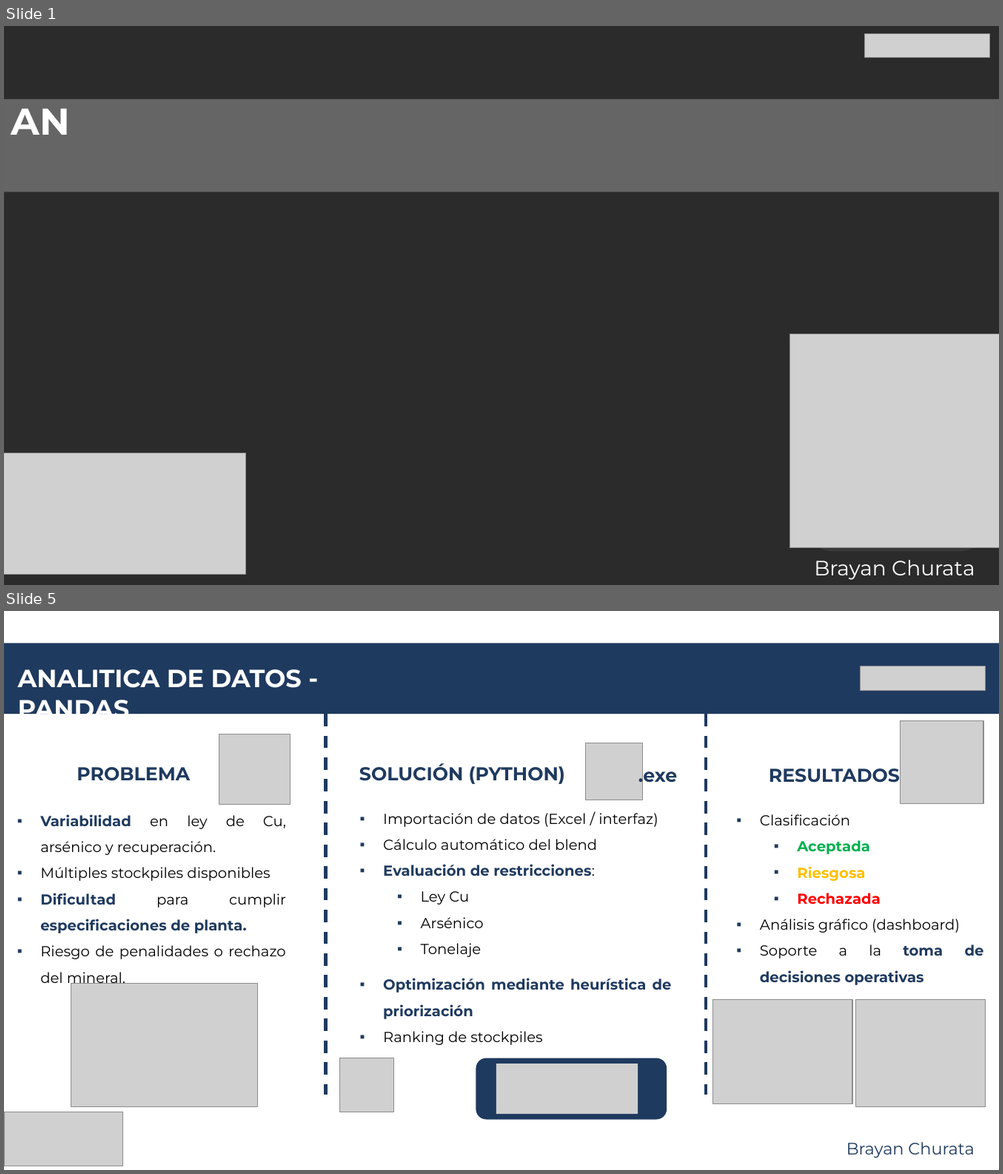
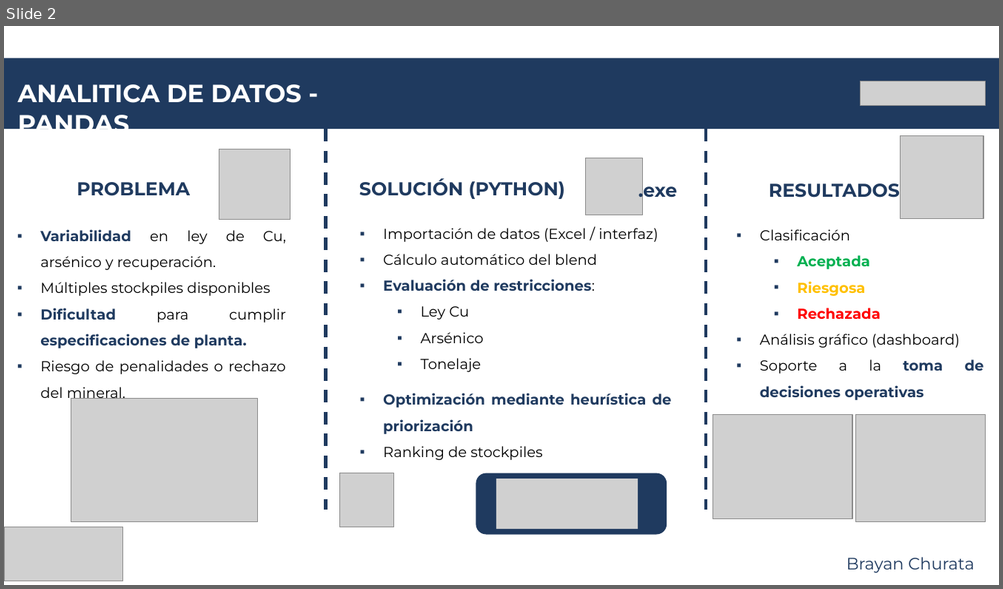
Before and after one commit to brayanfchurata/CODEAUNI_PROYECTO_02_HUB_MINING_DATA_ANALYSIS, a slide deck: Analisis_Brayan_Churata [Autosaved].pptx. Shown one above the other, each under a label of ours: slides 1 and 5 before the commit, slide 2 after it; the slides between them are not shown. The pictures are 1003x1174 and 1003x589 pixels, drawn with LibreOffice and Linux fonts; fonts in the diff are those of the drawing; grey boxes stand for pictures; background and template pictures are left out; a plain dark background stands for a picture behind light text. Boxes give left, top, right and bottom in pixels: in the first picture for what was removed or moved away, otherwise in the second. Text is boxed around its words. In the diff, an @@ line names an element or a change of style, - is before the commit and + after.

```diff
--- a/Analisis_Brayan_Churata [Autosaved].pptx
+++ b/Analisis_Brayan_Churata [Autosaved].pptx
@@ slide 1 removed at bbox=[4, 26, 999, 585], background picture (left out) @@
@@ picture removed at bbox=[865, 33, 990, 57] @@
@@ rectangle removed at bbox=[4, 99, 999, 192] @@
@@ text removed at bbox=[11, 108, 70, 135] @@
-AN
@@ picture removed at bbox=[790, 334, 999, 548] @@
@@ rounded rectangle removed at bbox=[802, 334, 990, 551] @@
@@ picture removed at bbox=[4, 454, 246, 575] @@
@@ text removed at bbox=[814, 560, 974, 580] @@
-Brayan Churata
@@ what was slide 5 is now slide 2 @@
```
Also in this commit, not shown: 1 slide changed, 1 slide added, 3 other slides removed, 2 other files.
